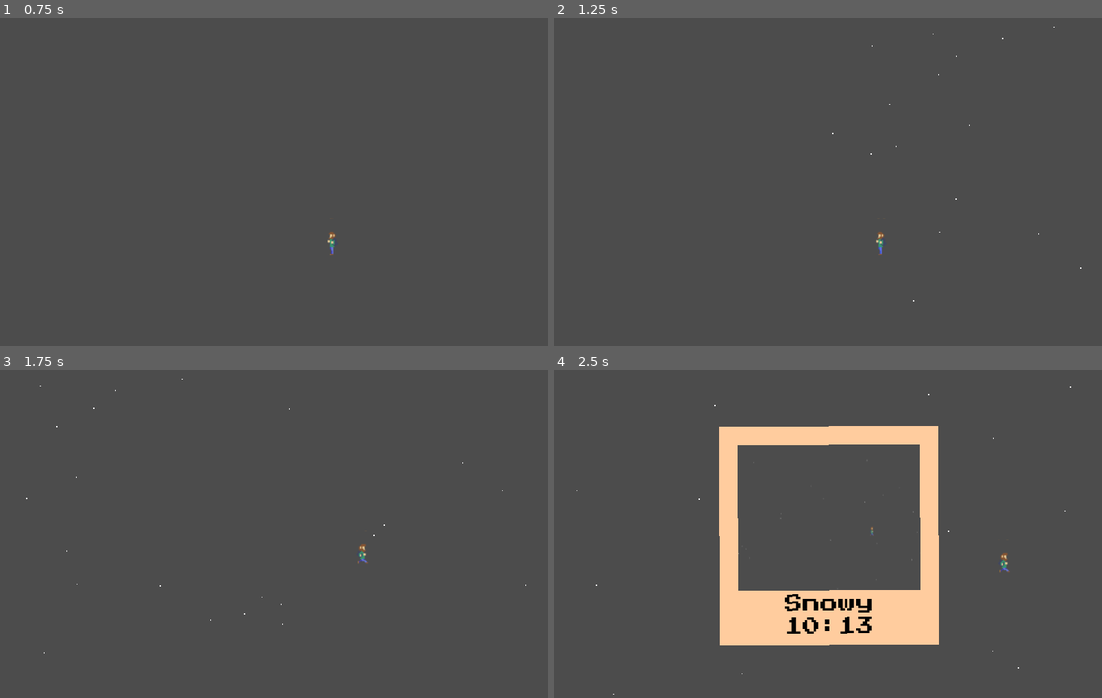
Above: before the commit, frames 1-4 (two rows, left to right).
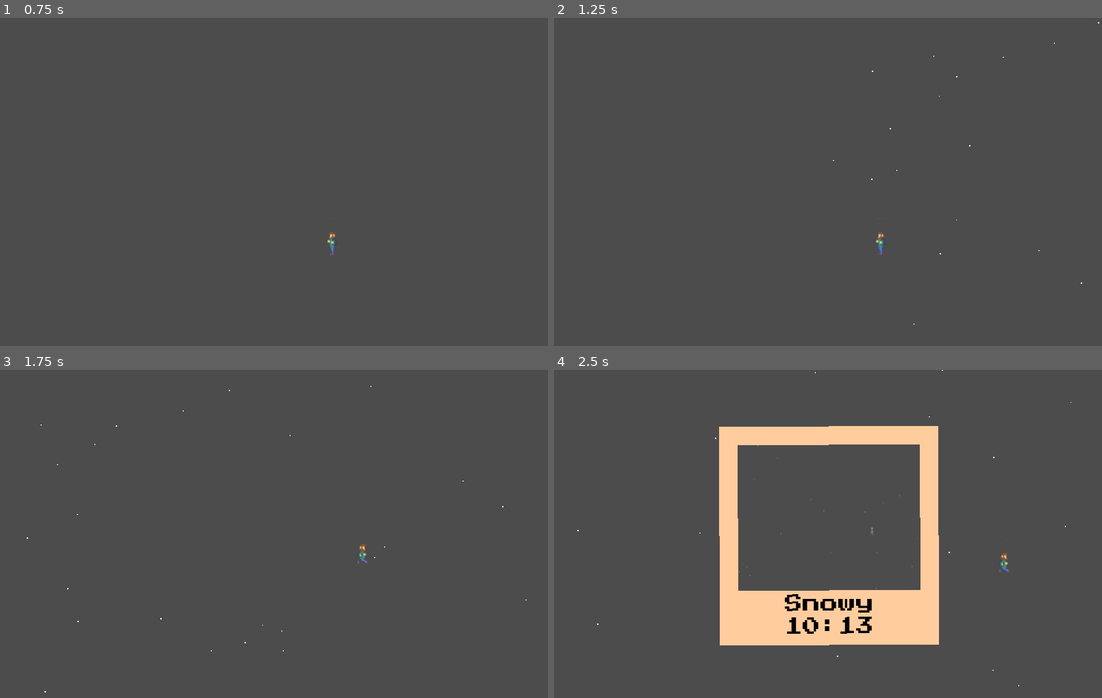
Above: after the commit, the same moments.

Repository: UHSGDC/Photographers-Hike
Game: Godot game, scene res://Game.tscn
The game is run twice, just before and just after one commit, with the same random seed, the same clock (stepped at 60 frames per second) and the same inputs. The engine's default icon, where the game draws it, is replaced by a stand-in: a white triangle on a blue panel in a dark square.
Inputs (mouse positions are in pixels of both pictures, inside the frame that each line leads up to):
- Up to frame 1 (0.75 s): click "Play" at 0.5 s
- Up to frame 2 (1.25 s): no input
- Up to frame 3 (1.75 s): tap Enter at 1.25 s; move the mouse to (394, 517) at 1.27 s; hold D (right) from 1.28 s (still down); hold Ctrl (interact) from 1.28 s (still down); tap Space (jump) at 1.52 s
- Up to frame 4 (2.5 s): keep holding D (right); move the mouse to (718, 550) at 2.02 s; release Ctrl (interact) at 2.03 s; tap C (take_picture) at 2.1 s; tap Space (jump) at 2.27 s

Frame 1 is identical in both runs. In frame 2, less than 0.1% of the frame differs, in the area x 50-100%, y 1-94%; in frame 3, less than 0.1%, in the area x 4-97%, y 2-99%; in frame 4, less than 0.1%.

Commit message:
Made wind particles fly slightly downward

Diff:
--- a/PhotographersHike/Minigames/Blizzard/WindParticles.tscn
+++ b/PhotographersHike/Minigames/Blizzard/WindParticles.tscn
@@ -7,6 +7,7 @@
 lifetime = 4.0
 emission_shape = 2
 emission_rect_extents = Vector2( 0, 400 )
+direction = Vector2( 1, 0.05 )
 spread = 0.0
 gravity = Vector2( 0, 0 )
 initial_velocity = 600.0
